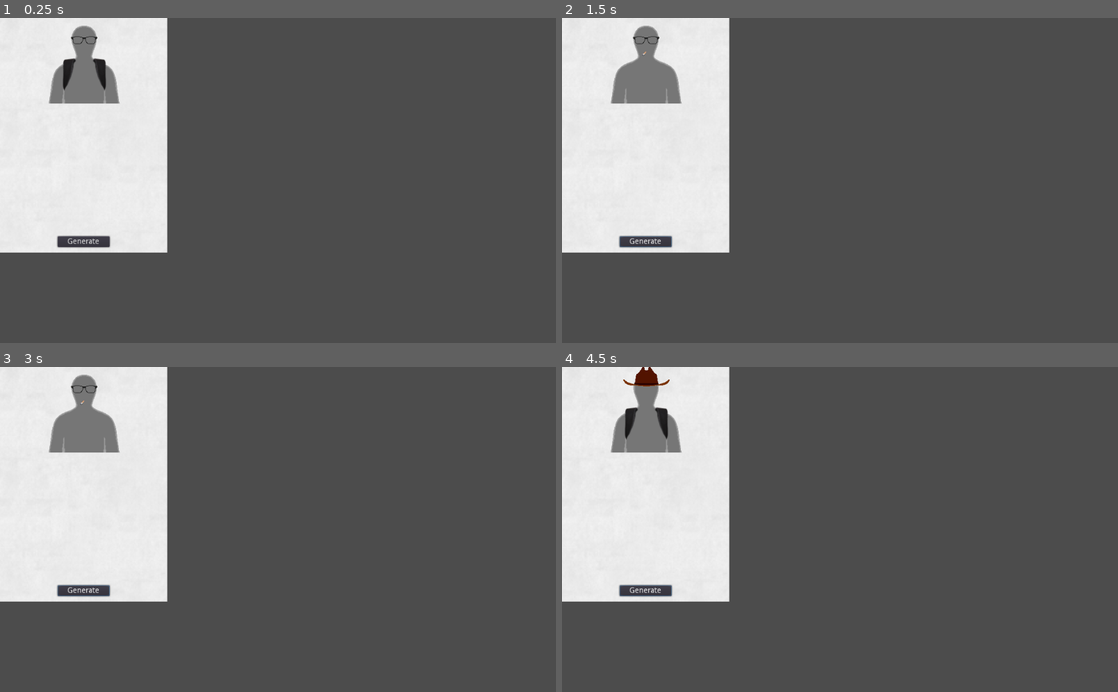
Above: before the commit, frames 1-4 (two rows, left to right).
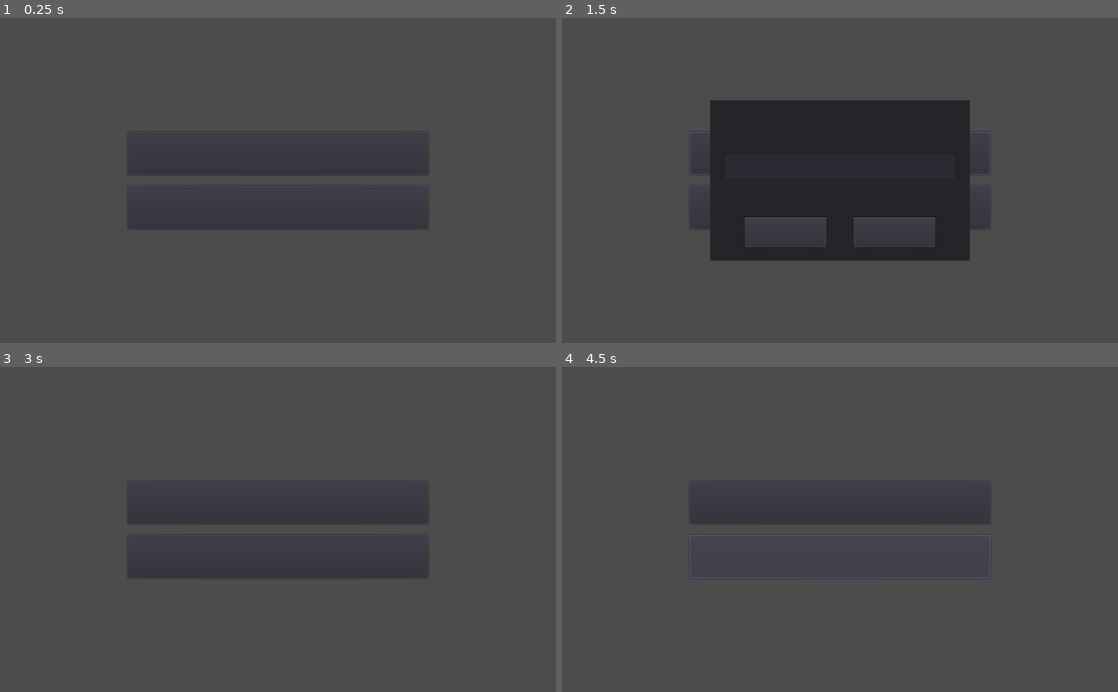
Above: after the commit, the same moments.

Repository: MichaelRRyan/GGJ2021-Rumours
Game: Godot game, scene res://Scenes/TitleScreen.tscn
The game is run twice, just before and just after one commit, with the same random seed, the same clock (stepped at 60 frames per second) and the same inputs. Before the commit the project starts from res://Scenes/Card.tscn.
Inputs (mouse positions are in pixels of both pictures, inside the frame that each line leads up to):
- Up to frame 1 (0.25 s): no input
- Up to frame 2 (1.5 s): click (645, 242) at 0.5 s, where only the run before the commit has a clickable "Generate"; click (840, 154) at 1.25 s, where only the run after the commit has a clickable "Join Game"
- Up to frame 3 (3 s): click (278, 555) at 2 s, where only the run after the commit has a clickable "Create Game"; click (222, 581) at 2.75 s, where only the run after the commit has a clickable "Back"
- Up to frame 4 (4.5 s): click (645, 591) at 3.5 s, where only the run before the commit has a clickable "Generate"; click (840, 555) at 4.25 s, where only the run after the commit has a clickable "Create Game"

The runs differ from the first frame. In frame 1, 22% of the frame differs, in the area x 0-75%, y 0-73%; in frame 2, 40%, in the area x 0-77%, y 0-75%; in frame 3, 22%; in frame 4, 22%.

Commit message:
Added basic client lobby creation and joining code

Diff:
--- /dev/null
+++ b/Scenes/LobbyScreen.tscn
@@ -0,0 +1,47 @@
+[gd_scene load_steps=5 format=2]
+
+[ext_resource path="res://assets/fonts/Valera.ttf" type="DynamicFontData" id=1]
+[ext_resource path="res://scripts/LobbyScreen.gd" type="Script" id=2]
+[ext_resource path="res://Scenes/TextEnterDialog.tscn" type="PackedScene" id=3]
+
+[sub_resource type="DynamicFont" id=1]
+size = 64
+font_data = ExtResource( 1 )
+
+[node name="LobbyScreen" type="Control"]
+anchor_right = 1.0
+anchor_bottom = 1.0
+script = ExtResource( 2 )
+__meta__ = {
+"_edit_use_anchors_": false
+}
+
+[node name="LobbyNumber" type="Label" parent="."]
+anchor_left = 0.5
+anchor_right = 0.5
+margin_left = -78.0
+margin_top = 50.0
+margin_right = 78.0
+margin_bottom = 95.0
+custom_fonts/font = SubResource( 1 )
+custom_colors/font_color = Color( 0, 0, 0, 1 )
+text = "5823"
+__meta__ = {
+"_edit_use_anchors_": false
+}
+
+[node name="PlayerList" type="VBoxContainer" parent="."]
+anchor_left = 0.5
+anchor_top = 1.0
+anchor_right = 0.5
+anchor_bottom = 1.0
+margin_left = -207.0
+margin_top = -410.0
+margin_right = 207.0
+
+[node name="NameDialog" parent="." instance=ExtResource( 3 )]
+dialog_name = "Enter Your Name"
+placeholder_text = "John Doe"
+text_limit = 20
+cancel_option = false
+[connection signal="confirm_pressed" from="NameDialog" to="." method="_on_TextEnterDialog_confirm_pressed"]
--- /dev/null
+++ b/Scenes/TextEnterDialog.tscn
@@ -0,0 +1,102 @@
+[gd_scene load_steps=5 format=2]
+
+[ext_resource path="res://assets/fonts/Valera.ttf" type="DynamicFontData" id=1]
+[ext_resource path="res://assets/fonts/Valera32.tres" type="DynamicFont" id=2]
+[ext_resource path="res://scripts/TextEnterDialog.gd" type="Script" id=3]
+
+[sub_resource type="DynamicFont" id=1]
+size = 20
+font_data = ExtResource( 1 )
+
+[node name="TextEnterDialog" type="Panel"]
+anchor_left = 0.5
+anchor_top = 0.5
+anchor_right = 0.5
+anchor_bottom = 0.5
+margin_left = -239.0
+margin_top = -148.0
+margin_right = 239.0
+margin_bottom = 148.0
+script = ExtResource( 3 )
+__meta__ = {
+"_edit_use_anchors_": false
+}
+cancel_option = true
+
+[node name="DialogTitle" type="Label" parent="."]
+anchor_left = 0.5
+anchor_right = 0.5
+margin_left = -142.0
+margin_top = 25.0
+margin_right = 142.0
+margin_bottom = 32.0
+custom_fonts/font = ExtResource( 2 )
+text = "Enter Lobby Code"
+__meta__ = {
+"_edit_use_anchors_": false
+}
+
+[node name="Input" type="LineEdit" parent="."]
+anchor_top = 0.5
+anchor_right = 1.0
+anchor_bottom = 0.5
+margin_left = 25.0
+margin_top = -50.0
+margin_right = -25.0
+custom_fonts/font = ExtResource( 2 )
+max_length = 4
+placeholder_text = "Lobby Code"
+placeholder_alpha = 0.4
+__meta__ = {
+"_edit_use_anchors_": false
+}
+
+[node name="ErrorText" type="Label" parent="."]
+visible = false
+anchor_left = 0.5
+anchor_top = 0.5
+anchor_right = 0.5
+anchor_bottom = 0.5
+margin_left = -148.5
+margin_top = 20.0
+margin_right = 148.5
+margin_bottom = 40.0
+custom_fonts/font = SubResource( 1 )
+custom_colors/font_color = Color( 1, 0.462745, 0.462745, 1 )
+text = "Please enter a 4 digit number"
+__meta__ = {
+"_edit_use_anchors_": false
+}
+
+[node name="HBoxContainer" type="HBoxContainer" parent="."]
+anchor_left = 0.5
+anchor_top = 1.0
+anchor_right = 0.5
+anchor_bottom = 1.0
+margin_left = -239.0
+margin_top = -80.0
+margin_right = 239.0
+margin_bottom = -25.0
+custom_constants/separation = 50
+alignment = 1
+__meta__ = {
+"_edit_use_anchors_": false
+}
+
+[node name="Back" type="Button" parent="HBoxContainer"]
+margin_left = 64.0
+margin_right = 214.0
+margin_bottom = 55.0
+rect_min_size = Vector2( 150, 0 )
+custom_fonts/font = ExtResource( 2 )
+text = "Back"
+
+[node name="Confirm" type="Button" parent="HBoxContainer"]
+margin_left = 264.0
+margin_right = 414.0
+margin_bottom = 55.0
+rect_min_size = Vector2( 150, 45 )
+custom_fonts/font = ExtResource( 2 )
+text = "Confirm"
+[connection signal="pressed" from="HBoxContainer/Back" to="." method="_on_Back_pressed"]
+[connection signal="pressed" from="HBoxContainer/Confirm" to="." method="_on_Confirm_pressed"]
--- /dev/null
+++ b/Scenes/TitleScreen.tscn
@@ -0,0 +1,53 @@
+[gd_scene load_steps=4 format=2]
+
+[ext_resource path="res://Scenes/TextEnterDialog.tscn" type="PackedScene" id=1]
+[ext_resource path="res://scripts/TitleScreen.gd" type="Script" id=2]
+[ext_resource path="res://assets/fonts/Valera32.tres" type="DynamicFont" id=3]
+
+[node name="TitleScreen" type="Control"]
+anchor_right = 1.0
+anchor_bottom = 1.0
+script = ExtResource( 2 )
+__meta__ = {
+"_edit_use_anchors_": false
+}
+
+[node name="VBoxContainer" type="VBoxContainer" parent="."]
+anchor_left = 0.5
+anchor_top = 0.5
+anchor_right = 0.5
+anchor_bottom = 0.5
+margin_left = -277.0
+margin_top = -147.0
+margin_right = 277.0
+margin_bottom = 147.0
+custom_constants/separation = 20
+alignment = 1
+__meta__ = {
+"_edit_use_anchors_": false
+}
+
+[node name="JoinGameButton" type="Button" parent="VBoxContainer"]
+margin_top = 57.0
+margin_right = 554.0
+margin_bottom = 137.0
+rect_min_size = Vector2( 0, 80 )
+custom_fonts/font = ExtResource( 3 )
+text = "Join Game"
+
+[node name="CreateGameButton" type="Button" parent="VBoxContainer"]
+margin_top = 157.0
+margin_right = 554.0
+margin_bottom = 237.0
+rect_min_size = Vector2( 0, 80 )
+custom_fonts/font = ExtResource( 3 )
+text = "Create Game"
+
+[node name="JoinLobbyDialog" parent="." instance=ExtResource( 1 )]
+visible = false
+dialog_name = "Enter Lobby Code"
+placeholder_text = "Lobby Code"
+text_limit = 4
+[connection signal="pressed" from="VBoxContainer/JoinGameButton" to="." method="_on_JoinGameButton_pressed"]
+[connection signal="pressed" from="VBoxContainer/CreateGameButton" to="." method="_on_CreateGameButton_pressed"]
+[connection signal="confirm_pressed" from="JoinLobbyDialog" to="." method="_on_JoinLobbyDialog_confirm_pressed"]
--- /dev/null
+++ b/assets/fonts/Valera32.tres
@@ -0,0 +1,7 @@
+[gd_resource type="DynamicFont" load_steps=2 format=2]
+
+[ext_resource path="res://assets/fonts/Valera.ttf" type="DynamicFontData" id=1]
+
+[resource]
+size = 32
+font_data = ExtResource( 1 )
--- a/project.godot
+++ b/project.godot
@@ -16,16 +16,14 @@
 [application]
 
 config/name="Rumours"
-run/main_scene="res://Scenes/Card.tscn"
+run/main_scene="res://Scenes/TitleScreen.tscn"
+config/icon="res://assets/images/paper.png"
 
 [autoload]
 
 CharacterData="*res://scripts/CharacterData.gd"
-
-[display]
-
-window/stretch/mode="viewport"
-window/stretch/aspect="expand"
+Server="*res://scripts/Server.gd"
+GameData="*res://scripts/GameData.gd"
 
 [rendering]
 
--- /dev/null
+++ b/scripts/GameData.gd
@@ -0,0 +1,5 @@
+extends Node
+
+var lobby_code = ""
+
+var player_names = null
--- /dev/null
+++ b/scripts/LobbyScreen.gd
@@ -0,0 +1,32 @@
+extends Control
+
+func _ready():
+	$LobbyNumber.text = GameData.lobby_code
+
+	if GameData.player_names:
+		for name in GameData.player_names:
+			add_player_name(name)
+
+
+func add_player_name(name):
+	var name_label = Label.new()
+	name_label.text = name
+	name_label.add_font_override("font", load("res://assets/fonts/Valera32.tres"))
+	$PlayerList.add_child(name_label)
+
+
+func _on_TextEnterDialog_confirm_pressed():
+	var player_name = $NameDialog.get_input()
+
+	if player_name.length() > 0:
+		Server.set_player_name(GameData.lobby_code, player_name)
+		$NameDialog.hide()
+
+		if GameData.player_names:
+			GameData.player_names.append(player_name)
+		else:
+			GameData.player_names = [ player_name ]
+
+		add_player_name(player_name)
+	else:
+		$NameDialog.display_error("You must enter a name")
--- /dev/null
+++ b/scripts/Server.gd
@@ -0,0 +1,68 @@
+extends Node
+
+var network = NetworkedMultiplayerENet.new()
+var ip = "127.0.0.1"
+#var ip = "206.189.27.200"
+var port = 1909
+
+
+func _ready():
+	connect_to_server()
+
+
+func connect_to_server():
+	network.create_client(ip, port)
+	get_tree().set_network_peer(network)
+
+	network.connect("connection_succeeded", self, "_on_connection_succeeded")
+	network.connect("connection_failed", self, "_on_connection_failed")
+
+
+func _on_connection_succeeded():
+	print("Succesfully Connected")
+
+
+func _on_connection_failed():
+	print("Failed to Connect")
+
+
+func fetch_text(text_name, requester):
+	rpc_id(1, "fetch_text", text_name, requester)
+
+
+remote func return_text(s_text, requester):
+	instance_from_id(requester).set_text(s_text)
+
+
+func create_lobby():
+	rpc_id(1, "request_create_lobby")
+
+
+remote func return_lobby_code(s_code):
+	GameData.lobby_code = s_code
+
+	if get_tree().change_scene("res://Scenes/LobbyScreen.tscn") != OK:
+		print("Failed to switch scenes to LobbyScreen")
+
+
+func join_lobby(lobby_code):
+	GameData.lobby_code = lobby_code
+
+	rpc_id(1, "request_join_lobby", lobby_code)
+
+
+remote func joined_lobby_successfully(player_names):
+	GameData.player_names = player_names
+
+	if get_tree().change_scene("res://Scenes/LobbyScreen.tscn") != OK:
+		print("Failed to switch scenes to LobbyScreen")
+
+
+remote func failed_to_join_lobby():
+	GameData.lobby_code = ""
+
+	print("Lobby doesn't exist")
+
+
+func set_player_name(lobby_code, player_name):
+	rpc_id(1, "set_player_name", lobby_code, player_name)
--- /dev/null
+++ b/scripts/TextEnterDialog.gd
@@ -0,0 +1,38 @@
+extends Panel
+
+signal confirm_pressed
+signal back_pressed
+
+export var dialog_name : String
+export var placeholder_text : String
+export var text_limit : int
+export var cancel_option : bool
+
+
+func _ready():
+	$DialogTitle.text = dialog_name
+	$Input.placeholder_text = placeholder_text
+	$Input.max_length = text_limit
+
+	if !cancel_option:
+		$HBoxContainer/Back.hide()
+
+
+func _on_Back_pressed():
+	$Input.clear()
+	$ErrorText.hide()
+	hide()
+	emit_signal("back_pressed")
+
+
+func _on_Confirm_pressed():
+	emit_signal("confirm_pressed")
+
+
+func get_input():
+	return $Input.text
+
+
+func display_error(error_text):
+	$ErrorText.text = error_text
+	$ErrorText.show()
--- /dev/null
+++ b/scripts/TitleScreen.gd
@@ -0,0 +1,22 @@
+extends Control
+
+
+func _ready():
+	pass # Replace with function body.
+
+
+func _on_JoinGameButton_pressed():
+	$JoinLobbyDialog.show()
+
+
+func _on_CreateGameButton_pressed():
+	Server.create_lobby()
+
+
+func _on_JoinLobbyDialog_confirm_pressed():
+	var lobby_code = $JoinLobbyDialog.get_input()
+
+	if lobby_code.length() == 4:
+		Server.join_lobby(lobby_code)
+	else:
+		$JoinLobbyDialog.display_error("Please enter a 4 digit number")
Not shown, removed: icon.png.import
